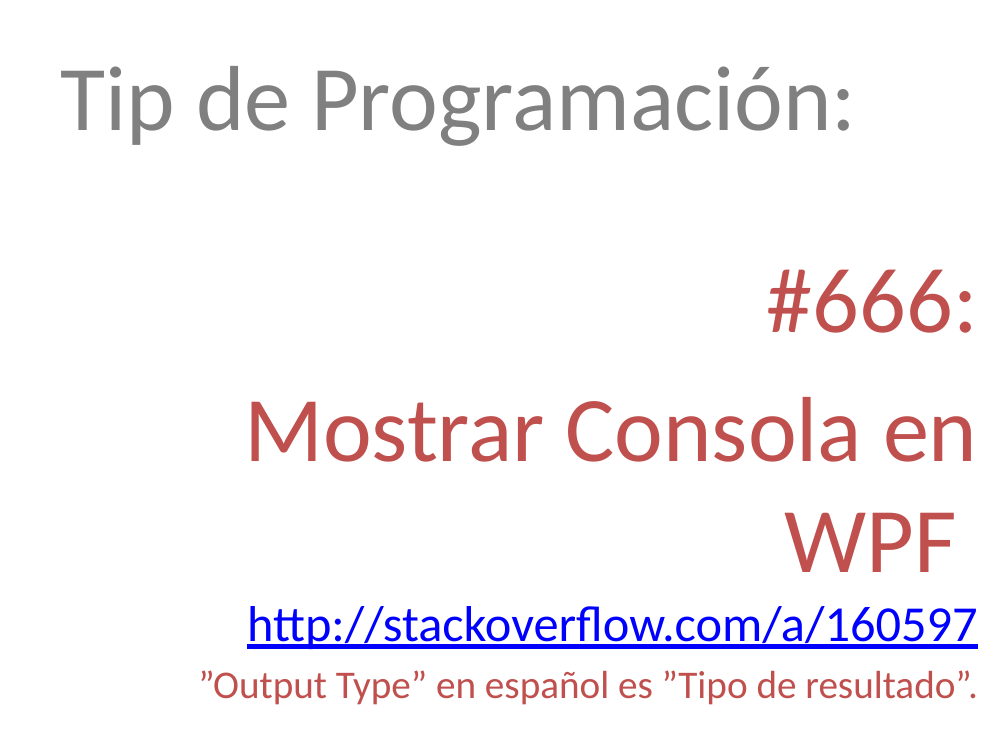
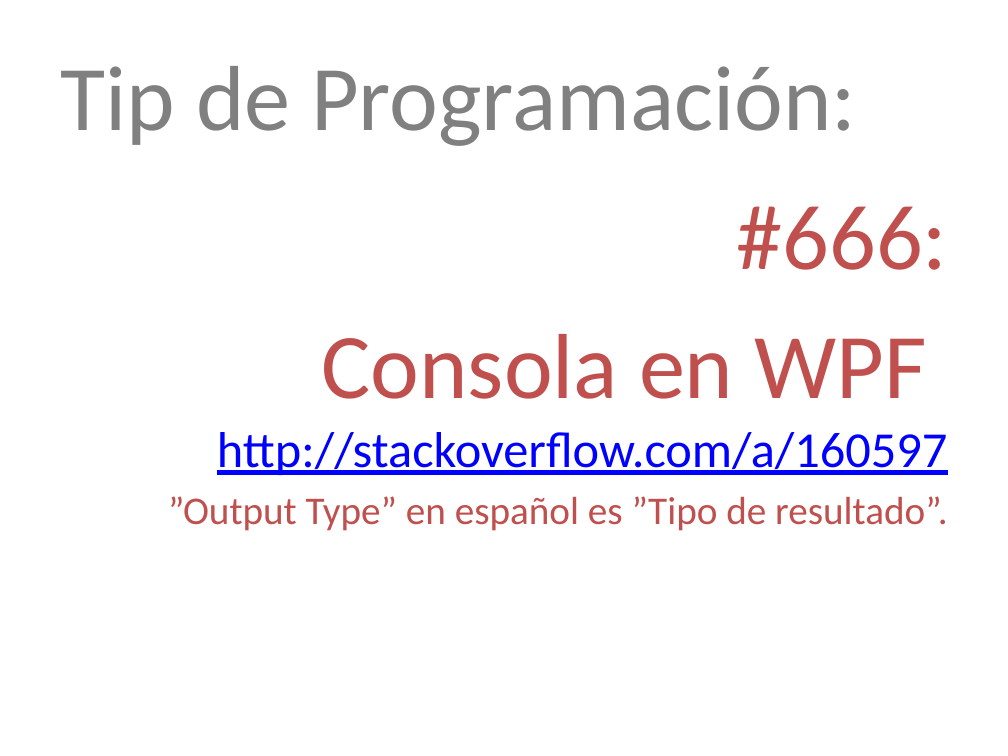
Before and after one commit to lopezjurip/AyudantiaIIC2233, a slide deck: slide 15 of WPF/Ayudantía WPF 2 - 2014-2.pptx (slide 13 before the commit). Drawn at 1008x756 pixels with LibreOffice and Linux fonts; fonts in the diff are those of the drawing. Boxes give left, top, right and bottom in pixels: in the first picture for what was removed or moved away, otherwise in the second. Text is boxed around its words. In the diff, an @@ line names an element or a change of style, - is before the commit and + after.

Commit message:
ppt update

```diff
--- a/WPF/Ayudantía WPF 2 - 2014-2.pptx
+++ b/WPF/Ayudantía WPF 2 - 2014-2.pptx
@@ text "#666:": place and size @@
-text "#666:" at <box>198,269,978,705</box>
+text "#666:" at <box>168,206,948,531</box>
@@ text at <box>217,334,947,475</box>: text changed @@
-  Mostrar Consola en WPF
-  http://stackoverflow.com/a/160597
+  Consola en WPF
+  http://stackoverflow.com/a/160597
```
Also in this commit, not shown: 3 other slides changed, 3 slides added, 1 slide removed.
